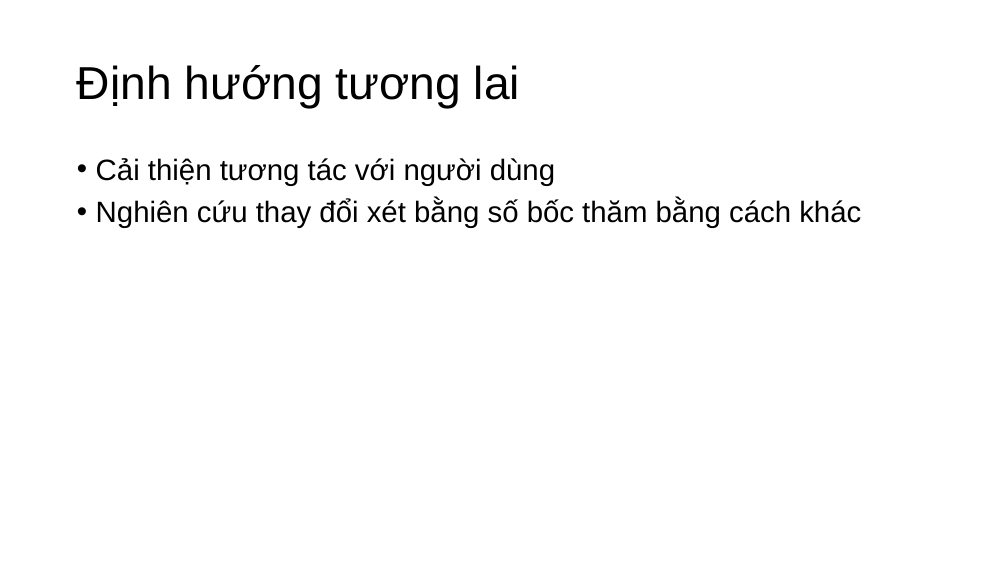
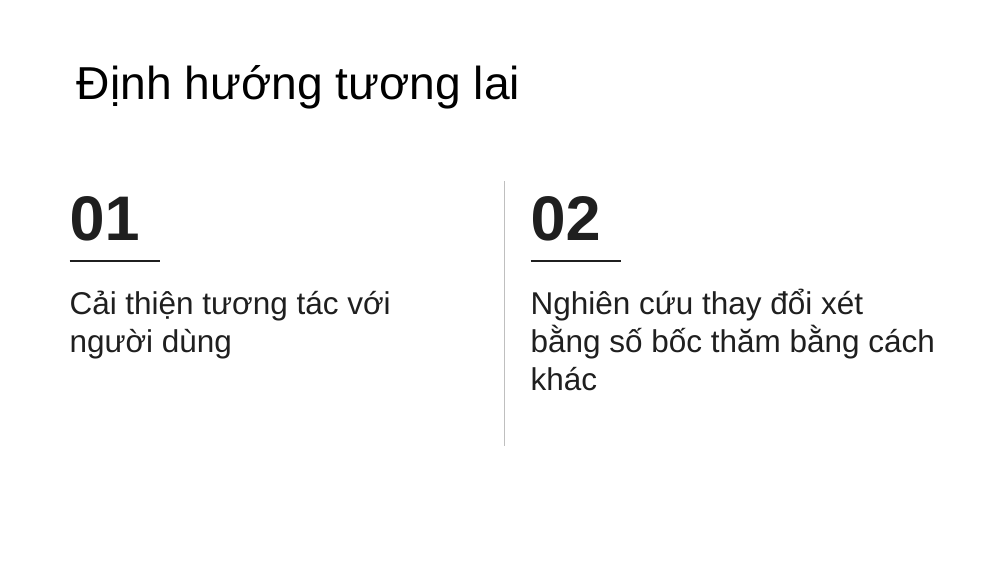
Before and after one commit to nguyenphanvantruong6969-arch/rbda-kiosk, a slide deck: slide 13 of THUYET_TRINH_KHKT_DA_SUA_FONT.pptx. Drawn at 1008x567 pixels with LibreOffice and Linux fonts; fonts in the diff are those of the drawing. Boxes give left, top, right and bottom in pixels: in the first picture for what was removed or moved away, otherwise in the second. Text is boxed around its words. In the diff, an @@ line names an element or a change of style, - is before the commit and + after.

```diff
--- a/THUYET_TRINH_KHKT_DA_SUA_FONT.pptx
+++ b/THUYET_TRINH_KHKT_DA_SUA_FONT.pptx
@@ text added at [70,196,140,241], 60 pt, text #1F1F1F, bold @@
+01
@@ line added from (504, 181) to (504, 446), #BFBFBF 1 pt @@
@@ text added at [531,196,601,241], 60 pt, text #1F1F1F, bold @@
+02
@@ line added from (70, 261) to (160, 261), #1F1F1F 2 pt @@
@@ line added from (531, 261) to (622, 261), #1F1F1F 2 pt @@
@@ text added at [70,290,390,358], 30 pt, text #1F1F1F @@
+Cải thiện tương tác với người dùng
@@ text at [531,289,935,391]: text changed; size 28 to 30 pt; text colour #000000 to #1F1F1F @@
-• Cải thiện tương tác với người dùng
-• Nghiên cứu thay đổi xét bằng số bốc thăm bằng cách khác
+Nghiên cứu thay đổi xét bằng số bốc thăm bằng cách khác
```
Also in this commit, not shown: 1 other slide changed.
